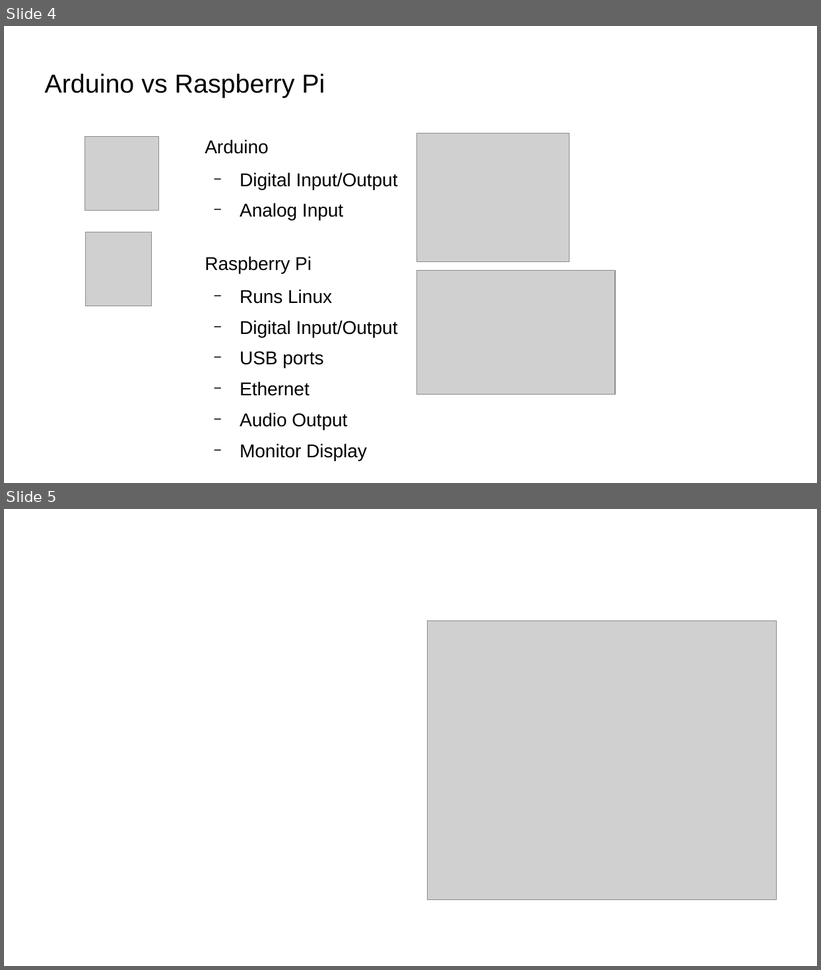
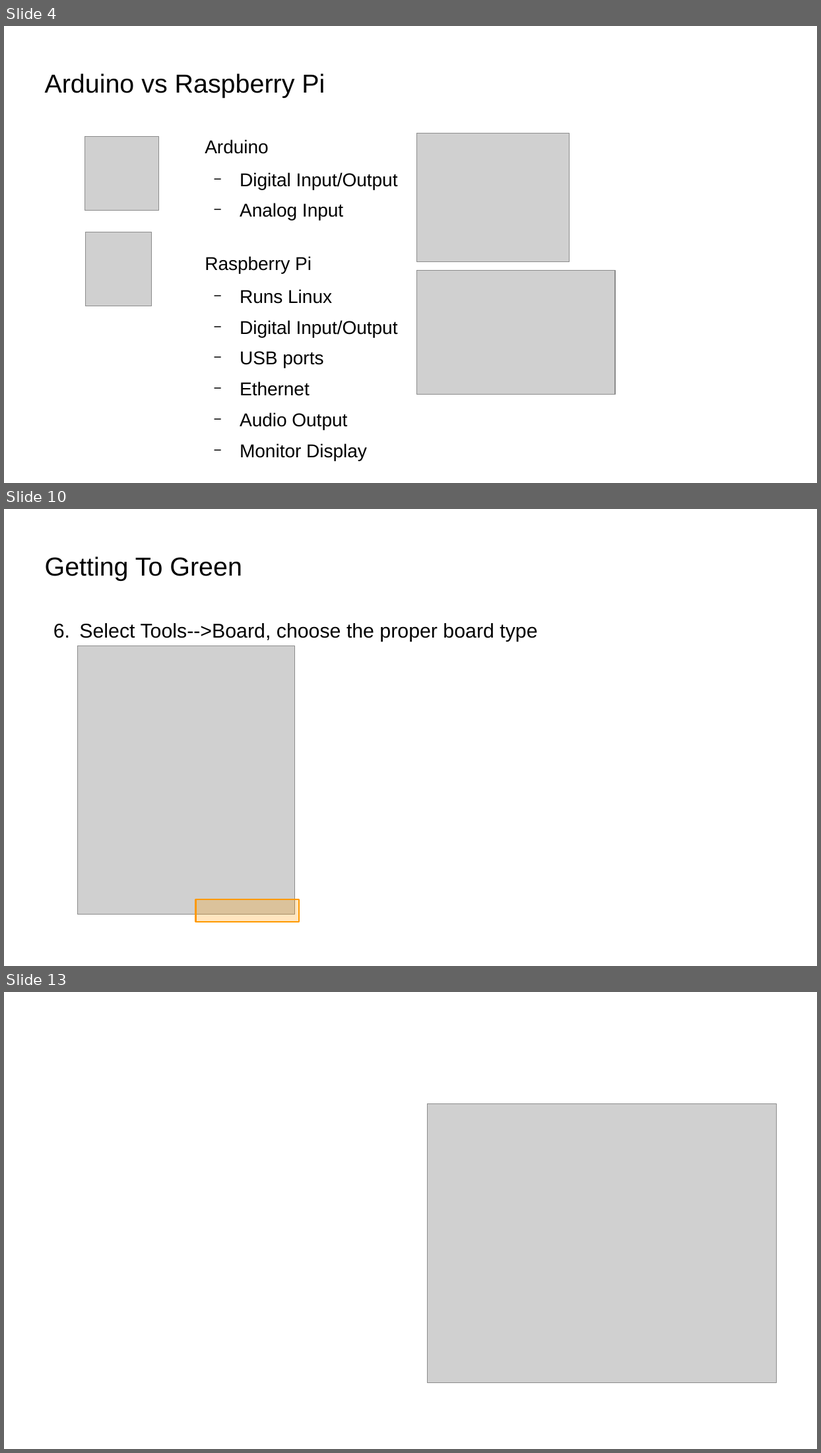
Before and after one commit to bradakelly/GettingStartedWithArduino, a slide deck: CourseSlideshow.odp. Shown one above the other, each under a label of ours: slides 4 and 5 before the commit, slides 4, 10 and 13 after it; the slides between them are not shown. The pictures are 821x970 and 821x1453 pixels, drawn with LibreOffice and Linux fonts; fonts in the diff are those of the drawing; grey boxes stand for pictures; background and template pictures are left out. Boxes give left, top, right and bottom in pixels: in the first picture for what was removed or moved away, otherwise in the second. Text is boxed around its words. In the diff, an @@ line names an element or a change of style, - is before the commit and + after.

Commit message:
Added Arduino IDE 'Getting to Green' steps

```diff
--- a/CourseSlideshow.odp
+++ b/CourseSlideshow.odp
@@ slide 10 added at box(4, 509, 817, 966), background picture (left out) @@
@@ title added at box(45, 557, 242, 581), 25.4 pt, text #000000 @@
+Getting To Green
@@ text added at box(79, 623, 537, 642), 19.5 pt, text #000000 @@
+6. Select Tools-->Board, choose the proper board type
@@ picture added at box(78, 646, 294, 915) @@
@@ rectangle added at box(196, 900, 299, 922), fill #FF9900 at 25% opacity, outline #FF9900 1.5 pt @@
@@ what was slide 5 is now slide 13 @@
```
Also in this commit, not shown: 7 other slides added.
